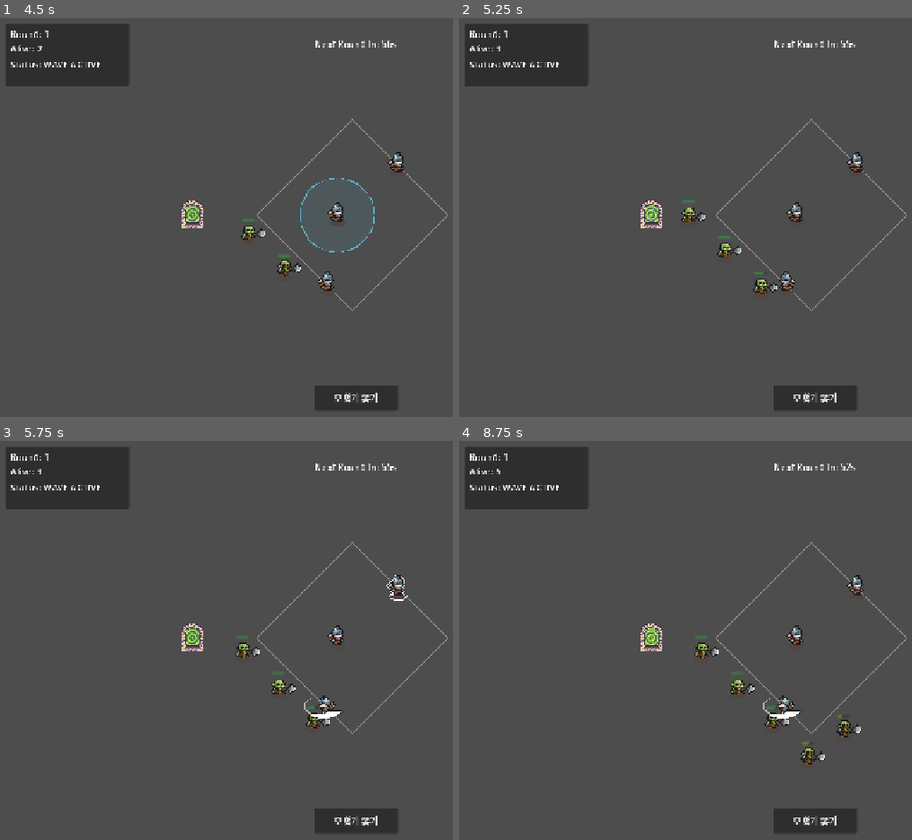
Above: before the commit, frames 1-4 (two rows, left to right).
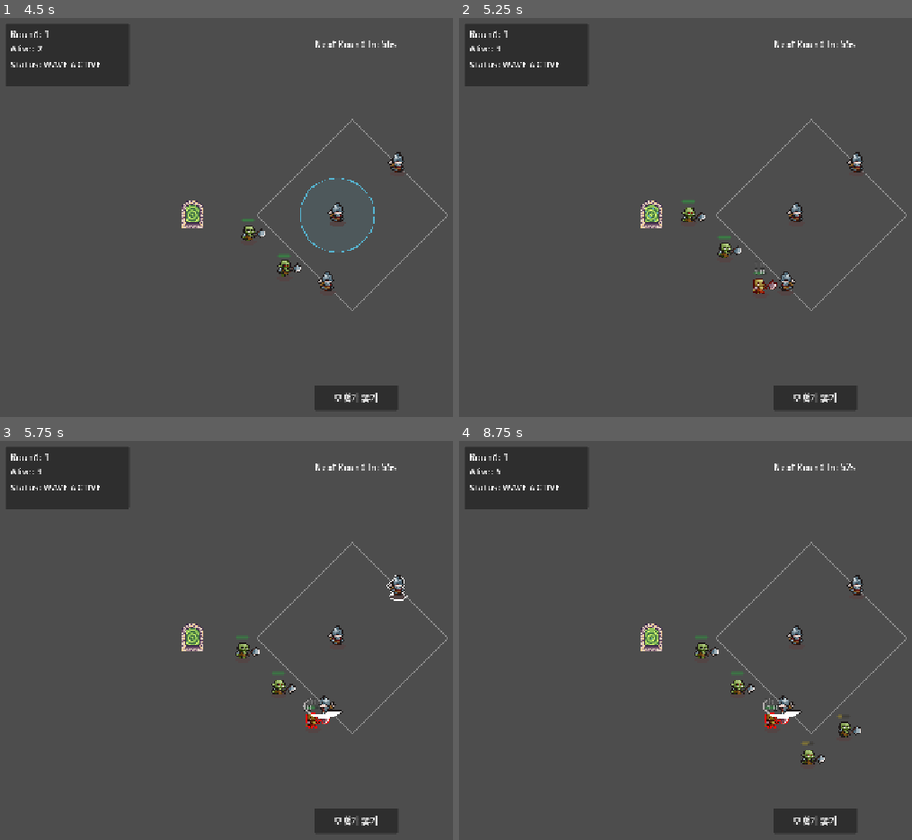
Above: after the commit, the same moments.

Repository: moriankimbusiness/heroes-are-made
Game: Godot game, scene res://scenes/levels/level_01.tscn
Same seed, same stepped clock (60 frames per second), same inputs: the game is played once before the commit and once after it.
Inputs (mouse positions are in pixels of both pictures, inside the frame that each line leads up to):
- Up to frame 1 (4.5 s): click "모험가 뽑기" at 0.5 s; click "모험가 뽑기" at 1.25 s; click "모험가 뽑기" at 2 s; drag from (353, 213) to (425, 125) at 2.77 s; drag from (366, 213) to (321, 297) at 3.52 s; move the mouse to (335, 213) at 4.27 s; click (335, 213) at 4.42 s
- Up to frame 2 (5.25 s): drag from (780, 297) to (857, 165) at 5.02 s
- Up to frame 3 (5.75 s): no input
- Up to frame 4 (8.75 s): move the mouse to (outside the picture) at 5.77 s; click (outside the picture) at 5.92 s; drag from (599, 580) to (717, 668) at 6.52 s; move the mouse to (853, 640) at 7.27 s; click (853, 640) at 7.42 s; drag from (708, 536) to (717, 668) at 8.02 s

Frame 1 is identical in both runs. In frame 2, 0.2% of the frame differs, in the area x 64-71%, y 62-70%; in frame 3, 0.2%; in frame 4, 0.4%, in the area x 67-89%, y 64-82%.

Commit message:
feat(enemy): refine death flow and add floating damage text

Diff:
--- a/scenes/enemies/base/enemy_base.tscn
+++ b/scenes/enemies/base/enemy_base.tscn
@@ -3,54 +3,7 @@
 [ext_resource type="Script" uid="uid://b33e8m40y8g32" path="res://scripts/enemies/Enemy.gd" id="1_md0e3"]
 [ext_resource type="Texture2D" uid="uid://momjdgwemgas" path="res://assets/sprites/enemies/Orc.png" id="2_4ra3w"]
 [ext_resource type="Script" uid="uid://vftdq5d1a6d0" path="res://scripts/enemies/ui/EnemyHealthBar.gd" id="3_t4rps"]
-
-[sub_resource type="AtlasTexture" id="AtlasTexture_2_0"]
-atlas = ExtResource("2_4ra3w")
-region = Rect2(0, 200, 100, 100)
-
-[sub_resource type="AtlasTexture" id="AtlasTexture_2_1"]
-atlas = ExtResource("2_4ra3w")
-region = Rect2(100, 200, 100, 100)
-
-[sub_resource type="AtlasTexture" id="AtlasTexture_2_2"]
-atlas = ExtResource("2_4ra3w")
-region = Rect2(200, 200, 100, 100)
-
-[sub_resource type="AtlasTexture" id="AtlasTexture_2_3"]
-atlas = ExtResource("2_4ra3w")
-region = Rect2(300, 200, 100, 100)
-
-[sub_resource type="AtlasTexture" id="AtlasTexture_2_4"]
-atlas = ExtResource("2_4ra3w")
-region = Rect2(400, 200, 100, 100)
-
-[sub_resource type="AtlasTexture" id="AtlasTexture_2_5"]
-atlas = ExtResource("2_4ra3w")
-region = Rect2(500, 200, 100, 100)
-
-[sub_resource type="AtlasTexture" id="AtlasTexture_3_0"]
-atlas = ExtResource("2_4ra3w")
-region = Rect2(0, 300, 100, 100)
-
-[sub_resource type="AtlasTexture" id="AtlasTexture_3_1"]
-atlas = ExtResource("2_4ra3w")
-region = Rect2(100, 300, 100, 100)
-
-[sub_resource type="AtlasTexture" id="AtlasTexture_3_2"]
-atlas = ExtResource("2_4ra3w")
-region = Rect2(200, 300, 100, 100)
-
-[sub_resource type="AtlasTexture" id="AtlasTexture_3_3"]
-atlas = ExtResource("2_4ra3w")
-region = Rect2(300, 300, 100, 100)
-
-[sub_resource type="AtlasTexture" id="AtlasTexture_3_4"]
-atlas = ExtResource("2_4ra3w")
-region = Rect2(400, 300, 100, 100)
-
-[sub_resource type="AtlasTexture" id="AtlasTexture_3_5"]
-atlas = ExtResource("2_4ra3w")
-region = Rect2(500, 300, 100, 100)
+[ext_resource type="Script" uid="uid://ci4oui5wkwxv3" path="res://scripts/enemies/ui/EnemyDamageText.gd" id="4_y7q5v"]
 
 [sub_resource type="AtlasTexture" id="AtlasTexture_5_0"]
 atlas = ExtResource("2_4ra3w")
@@ -83,30 +36,6 @@
 [sub_resource type="AtlasTexture" id="AtlasTexture_4_3"]
 atlas = ExtResource("2_4ra3w")
 region = Rect2(300, 400, 100, 100)
-
-[sub_resource type="AtlasTexture" id="AtlasTexture_0_0"]
-atlas = ExtResource("2_4ra3w")
-region = Rect2(0, 0, 100, 100)
-
-[sub_resource type="AtlasTexture" id="AtlasTexture_0_1"]
-atlas = ExtResource("2_4ra3w")
-region = Rect2(100, 0, 100, 100)
-
-[sub_resource type="AtlasTexture" id="AtlasTexture_0_2"]
-atlas = ExtResource("2_4ra3w")
-region = Rect2(200, 0, 100, 100)
-
-[sub_resource type="AtlasTexture" id="AtlasTexture_0_3"]
-atlas = ExtResource("2_4ra3w")
-region = Rect2(300, 0, 100, 100)
-
-[sub_resource type="AtlasTexture" id="AtlasTexture_0_4"]
-atlas = ExtResource("2_4ra3w")
-region = Rect2(400, 0, 100, 100)
-
-[sub_resource type="AtlasTexture" id="AtlasTexture_0_5"]
-atlas = ExtResource("2_4ra3w")
-region = Rect2(500, 0, 100, 100)
 
 [sub_resource type="AtlasTexture" id="AtlasTexture_1_0"]
 atlas = ExtResource("2_4ra3w")
@@ -144,52 +73,6 @@
 animations = [{
 "frames": [{
 "duration": 1.0,
-"texture": SubResource("AtlasTexture_2_0")
-}, {
-"duration": 1.0,
-"texture": SubResource("AtlasTexture_2_1")
-}, {
-"duration": 1.0,
-"texture": SubResource("AtlasTexture_2_2")
-}, {
-"duration": 1.0,
-"texture": SubResource("AtlasTexture_2_3")
-}, {
-"duration": 1.0,
-"texture": SubResource("AtlasTexture_2_4")
-}, {
-"duration": 1.0,
-"texture": SubResource("AtlasTexture_2_5")
-}],
-"loop": false,
-"name": &"attack01",
-"speed": 12.0
-}, {
-"frames": [{
-"duration": 1.0,
-"texture": SubResource("AtlasTexture_3_0")
-}, {
-"duration": 1.0,
-"texture": SubResource("AtlasTexture_3_1")
-}, {
-"duration": 1.0,
-"texture": SubResource("AtlasTexture_3_2")
-}, {
-"duration": 1.0,
-"texture": SubResource("AtlasTexture_3_3")
-}, {
-"duration": 1.0,
-"texture": SubResource("AtlasTexture_3_4")
-}, {
-"duration": 1.0,
-"texture": SubResource("AtlasTexture_3_5")
-}],
-"loop": false,
-"name": &"attack02",
-"speed": 12.0
-}, {
-"frames": [{
-"duration": 1.0,
 "texture": SubResource("AtlasTexture_5_0")
 }, {
 "duration": 1.0,
@@ -221,29 +104,6 @@
 "loop": false,
 "name": &"hurt",
 "speed": 10.0
-}, {
-"frames": [{
-"duration": 1.0,
-"texture": SubResource("AtlasTexture_0_0")
-}, {
-"duration": 1.0,
-"texture": SubResource("AtlasTexture_0_1")
-}, {
-"duration": 1.0,
-"texture": SubResource("AtlasTexture_0_2")
-}, {
-"duration": 1.0,
-"texture": SubResource("AtlasTexture_0_3")
-}, {
-"duration": 1.0,
-"texture": SubResource("AtlasTexture_0_4")
-}, {
-"duration": 1.0,
-"texture": SubResource("AtlasTexture_0_5")
-}],
-"loop": true,
-"name": &"idle",
-"speed": 8.0
 }, {
 "frames": [{
 "duration": 1.0,
@@ -279,6 +139,8 @@
 
 [node name="EnemyBase" type="Area2D" unique_id=1614204188 groups=["enemy"]]
 script = ExtResource("1_md0e3")
+auto_free_on_death_end = true
+death_fade_duration = 1.0
 
 [node name="AnimatedSprite2D" type="AnimatedSprite2D" parent="." unique_id=1489677892]
 scale = Vector2(2, 2)
@@ -294,6 +156,13 @@
 offset_top = -27.0
 offset_right = 11.0
 offset_bottom = -22.0
-value = 100.0
 show_percentage = false
 script = ExtResource("3_t4rps")
+
+[node name="DamageTextLayer" type="Node2D" parent="." unique_id=1152780511]
+z_index = 10
+position = Vector2(-12, 7)
+script = ExtResource("4_y7q5v")
+damage_font_size = 15
+show_debug_preview_in_editor = true
+debug_preview_amount = 423.0
--- a/scripts/enemies/Enemy.gd
+++ b/scripts/enemies/Enemy.gd
@@ -2,20 +2,18 @@
 
 signal died(enemy: Area2D)
 signal health_changed(current: float, max_value: float, ratio: float)
+signal damage_taken(amount: float)
 
 @onready var anim: AnimatedSprite2D = $AnimatedSprite2D
 
 enum State {
-	IDLE,
 	WALK,
-	ATTACK01,
-	ATTACK02,
 	HURT,
 	DEATH
 }
 
-@export var auto_return_to_idle: bool = true
 @export var auto_free_on_death_end: bool = false
+@export_range(0.0, 30.0, 0.1) var death_fade_duration: float = 3.0
 @export var horizontal_flip_deadzone: float = 0.1
 @export var base_max_health: float = 100.0
 
@@ -23,11 +21,14 @@
 var _is_finished: bool = false
 var _prev_global_x: float = 0.0
 var _is_dead: bool = false
+var _death_fade_started: bool = false
 var max_health: float = 100.0
 var current_health: float = 100.0
 
 
 func _ready() -> void:
+	modulate.a = 1.0
+	_death_fade_started = false
 	set_max_health(base_max_health)
 	_prev_global_x = global_position.x
 	anim.animation_finished.connect(_on_animation_finished)
@@ -50,28 +51,16 @@
 	_prev_global_x = global_position.x
 
 
-func play_idle() -> void:
-	_play(State.IDLE)
-
-
 func play_walk() -> void:
-	_play(State.WALK)
-
-
-func play_attack01() -> void:
-	_play(State.ATTACK01)
-
-
-func play_attack02() -> void:
-	_play(State.ATTACK02)
+	_play(State.WALK, true)
 
 
 func play_hurt() -> void:
-	_play(State.HURT)
+	_play(State.HURT, true)
 
 
 func play_death() -> void:
-	_play(State.DEATH)
+	_play(State.DEATH, true)
 
 
 func is_state_finished() -> bool:
@@ -97,7 +86,9 @@
 	if amount <= 0.0:
 		return
 
+	var applied_damage: float = minf(current_health, amount)
 	current_health = maxf(0.0, current_health - amount)
+	damage_taken.emit(applied_damage)
 	_emit_health_changed()
 	if current_health <= 0.0:
 		_die()
@@ -126,7 +117,8 @@
 func _play(new_state: State, force: bool = false) -> void:
 	if _is_dead and new_state != State.DEATH:
 		return
-	if not force and new_state == state:
+	var same_state: bool = new_state == state
+	if not force and same_state:
 		return
 	state = new_state
 	_is_finished = false
@@ -135,6 +127,8 @@
 	if anim.sprite_frames == null or not anim.sprite_frames.has_animation(anim_name):
 		push_warning("Missing animation for state: %s" % [anim_name])
 		return
+	if force and same_state:
+		anim.stop()
 	anim.play(anim_name)
 
 
@@ -156,21 +150,54 @@
 func _on_non_loop_finished() -> void:
 	if state == State.DEATH:
 		if auto_free_on_death_end:
-			queue_free()
-		return
-
-	if auto_return_to_idle:
-		_play(State.IDLE, true)
+			_start_death_fade_and_free()
+		return
+
+	if state == State.HURT:
+		_play(State.WALK, true)
+		return
 
 
 func _die() -> void:
 	if _is_dead:
 		return
 	_is_dead = true
+	_detach_from_path_agent()
 	current_health = 0.0
 	_emit_health_changed()
 	play_death()
+	if auto_free_on_death_end:
+		_start_death_fade_and_free()
 	died.emit(self)
+
+
+func _detach_from_path_agent() -> void:
+	var path_agent: Node = get_parent()
+	if not (path_agent is PathFollow2D):
+		return
+
+	var world_parent: Node = get_tree().current_scene
+	if world_parent == null:
+		return
+
+	reparent(world_parent, true)
+	_prev_global_x = global_position.x
+	if is_instance_valid(path_agent):
+		path_agent.queue_free()
+
+
+func _start_death_fade_and_free() -> void:
+	if _death_fade_started:
+		return
+	_death_fade_started = true
+
+	if death_fade_duration <= 0.0:
+		queue_free()
+		return
+
+	var tween: Tween = create_tween()
+	tween.tween_property(self, "modulate:a", 0.0, death_fade_duration)
+	tween.finished.connect(queue_free)
 
 
 func _emit_health_changed() -> void:
@@ -178,16 +205,10 @@
 
 func _anim_name_from_state(target_state: State) -> StringName:
 	match target_state:
-		State.IDLE:
-			return &"idle"
 		State.WALK:
 			return &"walk"
-		State.ATTACK01:
-			return &"attack01"
-		State.ATTACK02:
-			return &"attack02"
 		State.HURT:
 			return &"hurt"
 		State.DEATH:
 			return &"death"
-	return &"idle"
+	return &"walk"
--- /dev/null
+++ b/scripts/enemies/ui/EnemyDamageText.gd
@@ -0,0 +1,99 @@
+@tool
+extends Node2D
+
+@export_range(0.0, 60.0, 1.0) var spawn_offset_y: float = -38.0
+@export_range(0.0, 120.0, 1.0) var rise_distance: float = 24.0
+@export_range(0.0, 60.0, 1.0) var random_x_jitter: float = 10.0
+@export_range(0.05, 3.0, 0.05) var float_duration: float = 0.6
+@export_range(8, 72, 1) var damage_font_size: int = 20
+@export_range(0, 16, 1) var outline_size: int = 3
+@export var damage_font: Font
+@export var text_color: Color = Color(1.0, 1.0, 1.0, 1.0)
+@export var outline_color: Color = Color(0.0, 0.0, 0.0, 1.0)
+@export_group("Debug")
+@export var show_debug_preview_in_editor: bool = false:
+	set(value):
+		show_debug_preview_in_editor = value
+		if Engine.is_editor_hint():
+			_refresh_debug_preview()
+@export_range(1.0, 99999.0, 1.0) var debug_preview_amount: float = 123.0:
+	set(value):
+		debug_preview_amount = value
+		if Engine.is_editor_hint():
+			_refresh_debug_preview()
+
+var _enemy: Node = null
+
+
+func _ready() -> void:
+	if Engine.is_editor_hint():
+		_refresh_debug_preview()
+		return
+
+	_enemy = get_parent()
+	if _enemy == null:
+		return
+	if _enemy.has_signal("damage_taken"):
+		_enemy.connect("damage_taken", _on_enemy_damage_taken)
+
+
+func _on_enemy_damage_taken(amount: float) -> void:
+	if amount <= 0.0:
+		return
+	_spawn_runtime_damage_popup(amount)
+
+
+func _spawn_runtime_damage_popup(amount: float) -> void:
+	var damage_label := Label.new()
+	damage_label.mouse_filter = Control.MOUSE_FILTER_IGNORE
+	damage_label.text = _format_damage_text(amount)
+	damage_label.label_settings = _build_label_settings()
+	damage_label.modulate = Color(1.0, 1.0, 1.0, 1.0)
+
+	var start_position := Vector2(randf_range(-random_x_jitter, random_x_jitter), spawn_offset_y)
+	damage_label.position = start_position
+	add_child(damage_label)
+
+	var tween: Tween = create_tween()
+	tween.set_parallel(true)
+	tween.tween_property(damage_label, "position:y", start_position.y - rise_distance, float_duration)
+	tween.tween_property(damage_label, "modulate:a", 0.0, float_duration)
+	tween.set_parallel(false)
+	tween.tween_callback(damage_label.queue_free)
+
+
+func _refresh_debug_preview() -> void:
+	_clear_debug_preview_labels()
+	if not show_debug_preview_in_editor:
+		return
+	var preview_label := Label.new()
+	preview_label.mouse_filter = Control.MOUSE_FILTER_IGNORE
+	preview_label.text = _format_damage_text(debug_preview_amount)
+	preview_label.label_settings = _build_label_settings()
+	preview_label.position = Vector2(0.0, spawn_offset_y)
+	preview_label.set_meta("debug_preview", true)
+	add_child(preview_label)
+
+
+func _clear_debug_preview_labels() -> void:
+	for child: Node in get_children():
+		if child is Label and child.has_meta("debug_preview"):
+			child.queue_free()
+
+
+func _build_label_settings() -> LabelSettings:
+	var settings := LabelSettings.new()
+	if damage_font != null:
+		settings.font = damage_font
+	settings.font_size = damage_font_size
+	settings.font_color = text_color
+	settings.outline_size = outline_size
+	settings.outline_color = outline_color
+	return settings
+
+
+func _format_damage_text(amount: float) -> String:
+	var rounded: float = roundf(amount)
+	if is_equal_approx(amount, rounded):
+		return str(int(rounded))
+	return "%.1f" % amount
--- a/scripts/enemies/ui/EnemyHealthBar.gd
+++ b/scripts/enemies/ui/EnemyHealthBar.gd
@@ -15,8 +15,6 @@
 
 	if _enemy.has_signal("health_changed"):
 		_enemy.connect("health_changed", _on_enemy_health_changed)
-	if _enemy.has_signal("died"):
-		_enemy.connect("died", _on_enemy_died)
 
 	_sync_from_enemy()
 
@@ -41,10 +39,6 @@
 	_apply_health(current, max_health, ratio)
 
 
-func _on_enemy_died(_enemy_node: Area2D) -> void:
-	visible = false
-
-
 func _apply_health(current: float, max_health: float, ratio: float) -> void:
 	var clamped_max_health: float = maxf(1.0, max_health)
 	self.max_value = clamped_max_health
Not shown, added: scripts/enemies/ui/EnemyDamageText.gd.uid
